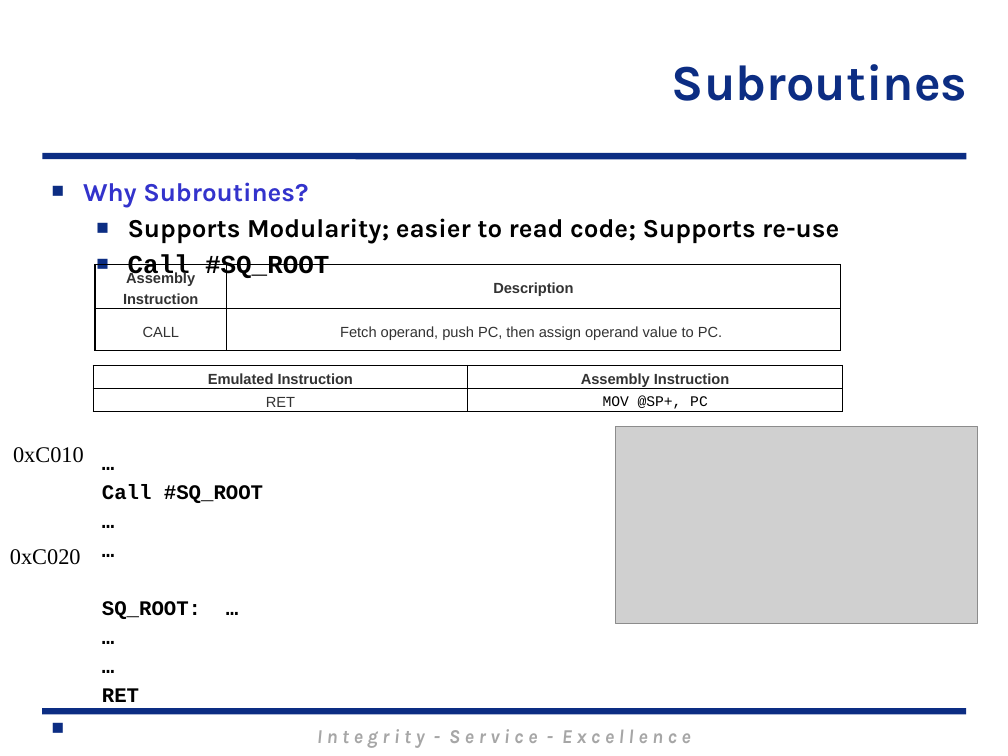
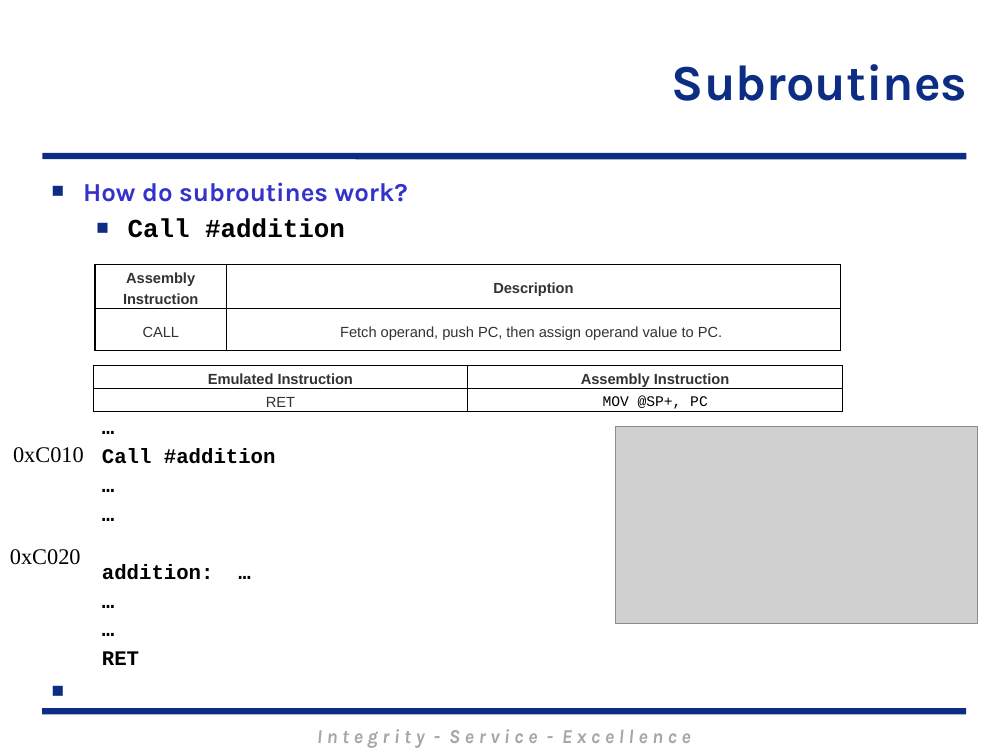
Before and after one commit to MarsUniversity/ECE382, a slide deck: slide 26 of source/lessons/lsn9-10/Lsn9-10.pptx (slide 24 before the commit). Drawn at 1008x756 pixels with LibreOffice and Linux fonts; fonts in the diff are those of the drawing; grey boxes stand for pictures; background and template pictures are left out. Boxes give left, top, right and bottom in pixels: in the first picture for what was removed or moved away, otherwise in the second. Text is boxed around its words. In the diff, an @@ line names an element or a change of style, - is before the commit and + after.

```diff
--- a/source/lessons/lsn9-10/Lsn9-10.pptx
+++ b/source/lessons/lsn9-10/Lsn9-10.pptx
@@ text at box(83, 182, 408, 238): text changed; text colour #000000 to #3333CC @@
-■ Why Subroutines?
-  ■ Supports Modularity; easier to read code; Supports re-use
-  ■ Call #SQ_ROOT
+■ How do subroutines work?
+  ■ Call #addition
@@ text at box(102, 448, 276, 464): text changed @@
-  Call #SQ_ROOT
+  Call #addition
@@ text at box(102, 564, 214, 580): text changed @@
-  SQ_ROOT: …
+  addition: …
```
Also in this commit, not shown: 2 other slides changed, 1 slide added, 31 other files.
